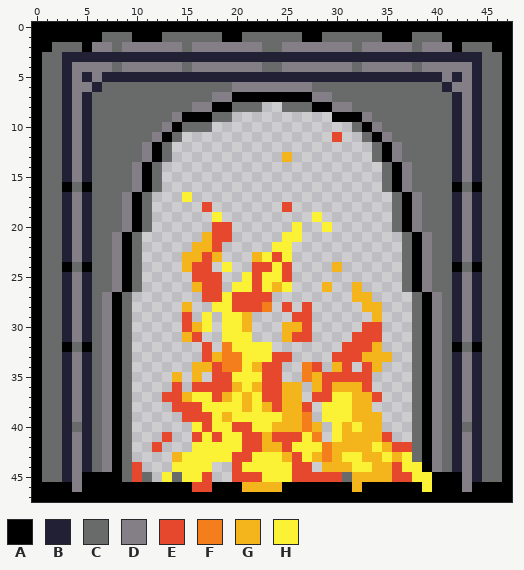
Pixel-art sprite, stored at Assets/Original/fireplace3.png. That is the earlier state.
The file is 48x48 pixels.
Palette (. is transparent): A #000000  B #222034  C #696a6a  D #847e87  E #e6482e  F #f47e1b  G #f4b41b  H #fbf236
Pixels before, first column x 0:
 0 AAAAAAAAAAAAAAAAAAAAAAAAAAAAAAAAAAAAAAAAAAAAAAAA
 1 AAAAAAACCCAAACCCCCCAACCCCCCAACCCCCCAAACCCAAAAAAA
 2 AACCCADDCDDDDDDCDDDDDDDCCDDDDDDDCDDDDDCDDDACCCAA
 3 ACCBBBBBBBBBBBBBBBBBBBBBBBBBBBBBBBBBBBBBBBBBBCCA
 4 ACCBDDDDCDDDDDDCDDDDDDDCCDDDDDDDCDDDDDCDDDDDBCCA
 5 ACCBDBDBBBBBBBBBBBBBBBBBBBBBBBBBBBBBBBBBBDBDBCCA
 6 ACCBDDBCCCCCCCCCCCCCDDDDDDDDCCCCCCCCCCCCCBDDBCCA
 7 ACCBDBCCCCCCCCCCCCDDAAAAAAAADDCCCCCCCCCCCCBDBCCA
 8 ACCBDBCCCCCCCCCCDDAACCC..CCCAADDCCCCCCCCCCBDBCCA
 9 ACCBDBCCCCCCCCDAAACC..........AAADCCCCCCCCBDBCCA
10 ACCBDBCCCCCCCDACCC..............CADCCCCCCCBDBCCA
11 ACCBDBCCCCCCDAC...............E..CADCCCCCCBDBCCA
12 ACCBDBCCCCCDAC....................CADCCCCCBDBCCA
13 ACCBDBCCCCCDAC...........G........CADCCCCCBDBCCA
14 ACCBDBCCCCDAC......................CADCCCCBDBCCA
15 ACCBDBCCCCDAC......................CADCCCCBDBCCA
16 ACCACACCCCDAC......................CADCCCCACACCA
17 ACCBDBCCCDAC...H....................CADCCCBDBCCA
18 ACCBDBCCCDAC.....E.......E..........CADCCCBDBCCA
19 ACCBDBCCCDAC......H.........H.......CADCCCBDBCCA
20 ACCBDBCCCDAC......EE......H..H......CADCCCBDBCCA
21 ACCBDBCCDAC......GEE.....HH..........CADCCBDBCCA
22 ACCBDBCCDAC.....GGE.....HH...........CADCCBDBCCA
23 ACCBDBCCDAC....GGEG...GHEH...........CADCCBDBCCA
24 ACCACACCDAC....GEE.H..EEHE....G......CADCCACACCA
25 ACCBDBCCDAC.....EEE..HEHHE...........CADCCBDBCCA
26 ACCBDBCCDAC.....GEE.HHEHGH...G..G....CADCCBDBCCA
27 ACCBDBCDAC.......EEHEEEE........GG....CADCBDBCCA
28 ACCBDBCDAC.....G..HHEEEF.E.E.....GG...CADCBDBCCA
29 ACCBDBCDAC.....E.H.HHG....EE......G...CADCBDBCCA
30 ACCBDBCDAC.....EGH.HHG...GGE.....EE...CADCBDBCCA
31 ACCBDBCDAC.....GE..HHH...GEE....EEE...CADCBDBCCA
32 ACCACACDAC.......E.FHHHH.......EEEG...CADCACACCA
33 ACCBDBCDAC.......EGFFHHHEE....EEEGGG..CADCBDBCCA
34 ACCBDBCDAC......GGEFFHGEE..FE.GE.EG...CADCBDBCCA
35 ACCBDBCDAC....G.G.EEHHHEE..FGEEEEE....CADCBDBCCA
36 ACCBDBCDAC....E.EEEEGHGEEGG.GEGGGE....CADCBDBCCA
37 ACCBDBCDAC...EEGHHEGHGHEEGG.EEHHGGE...CADCBDBCCA
38 ACCBDBCDAC....EEEHHHHGHGEGGE.HHHGG....CADCBDBCCA
39 ACCBDBCDAC.....EEEHGHHHHHGGF.HHHGGG...CADCBDBCCA
40 ACCBCBCDAC......HEHHEEHHGGGFG.HGHGG...CADCBCBCCA
41 ACCBDBCDAC...E..EHEHHEEGEEEHF.HGGGGE..CADCBDBCCA
42 ACCBDBCDAC..E...HHHHHEEGGEHHHFGGGGHGEECADCBDBCCA
43 ACCBDBCDAC....GHHHHHEEHHHGEHGFGHHGGHGHCADCBDBCCA
44 ACCBDBCDACE...HHHH..EHHHHHEE.GGGHHGGEHHADCBDBCCA
45 ACCBDAAAACEC.HCHHE..EEEHHHEEEEECGGGGEEHHAAADBCCA
46 AAAADAAAAAAAAAAAEEAAAGGGGAAAAAAAGAAAAAAHAAADAAAA
47 AAAAAAAAAAAAAAAAAAAAAAAAAAAAAAAAAAAAAAAAAAAAAAAA
Now the later version:
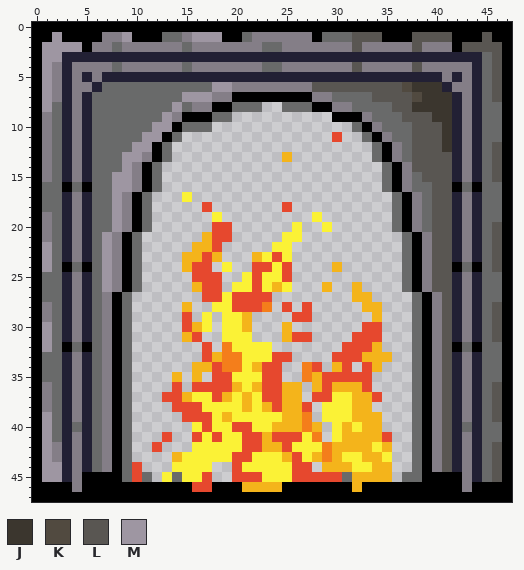
Colours new in this view: J #3b362e  K #514a40  L #595652  M #9e96a2
Changes in this commit:
Colour H becomes colour A in rows 45 to 46 at x 39.
Colour E becomes colour C in row 45 at x 37.
Colour H becomes colour C in rows 44 to 45 at x 38.
Colour A becomes colour D in row 1 at x 27.
Colour C becomes colour D in row 1 at x 7 to 8, 15 and 22 to 26; in rows 4 to 7 at x 2; in rows 9 to 15 at x 1; in rows 19 to 21 at x 1; in rows 28 to 29 at x 1; in rows 36 to 38 at x 1.
Colour C becomes colour D in rows 42 to 43 at x 2.
Colour C becomes colour J in row 6 at x 38 to 40; in row 7 at x 39 to 41; in row 8 at x 38 to 41; in row 9 at x 40 to 41; in rows 10 to 12 at x 41.
Colour C becomes colour K in row 6 at x 37; in row 7 at x 38.
Colour A becomes colour L in row 1 at x 41 and 45; in row 2 at x 46.
Colour C becomes colour L in row 1 at x 32 to 34 and 38 to 40; in row 2 at x 32, 38 and 43 to 45; in row 3 at x 46; in row 4 at x 32, 38 and 46; in row 5 at x 46; in row 6 at x 28 to 36 and 46.
Colour C becomes colour L in row 7 at x 34 to 37 and 46; in row 8 at x 36 to 37; in row 9 at x 37 to 39; in rows 10 to 11 at x 38 to 40; in row 12 at x 38 to 40 and 46; in rows 13 to 14 at x 38 to 41 and 46.
Colour C becomes colour L in row 15 at x 39 to 41 and 46; in rows 16 to 19 at x 40 to 41; in rows 20 to 24 at x 40 to 41 and 46; in rows 25 to 26 at x 40 to 41; in row 27 at x 41; in rows 28 to 31 at x 41 and 46.
Colour C becomes colour L in rows 32 to 35 at x 41; in rows 36 to 39 at x 41 and 46; in rows 40 to 41 at x 41; in rows 42 to 44 at x 41 and 46; in row 45 at x 46.
Colour A becomes colour M in row 1 at x 2; in row 2 at x 1.
Colour C becomes colour M in row 1 at x 9 and 16 to 18; in row 2 at x 2 to 4; in row 3 at x 1 to 2; in rows 4 to 5 at x 1; in row 6 at x 1 and 18 to 19; in row 7 at x 1 and 15 to 17.
Colour C becomes colour M in row 8 at x 1 and 14; in row 9 at x 13; in row 10 at x 12; in row 11 at x 11; in row 12 at x 10; in row 13 at x 9 to 10.
Colour C becomes colour M in row 14 at x 9; in rows 15 to 16 at x 8 to 9; in rows 17 to 20 at x 8; in row 21 at x 7; in rows 22 to 24 at x 1 and 7; in rows 25 to 26 at x 7.
Colour C becomes colour M in rows 30 to 32 at x 1; in rows 39 to 43 at x 1; in rows 44 to 45 at x 1 to 2.
Colour D becomes colour M in row 10 at x 13; in row 11 at x 12; in row 12 at x 11.
Colour E is gone in row 30 at x 27; in row 42 at x 36 to 37; in rows 44 to 45 at x 36.
Colour G is gone in row 30 at x 26; in row 43 at x 36.
Colour H is gone in rows 43 to 44 at x 37.
Boxes around the changes in both pictures, in picture pixels (x1, y1, x2, y2):
changed: (42, 32, 502, 492)
